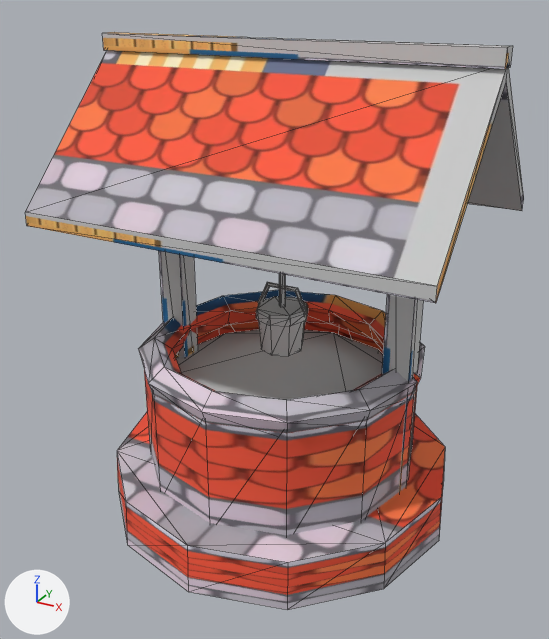
An edit to the glTF model art/props/well.glb, drawn before and after from the same camera.
Rendered twice from a 50 mm lens placed at (2.57, -4.79, 3.67), pointed at (-0.01, -0.11, 1.33). Lighting does not change. The marker at lower left points along +X, +Y and +Z. The picture after the commit comes second. Mesh edges are drawn as thin lines. Vertices at exactly the same position are counted once.

Names of what the first picture shows: 'well'.
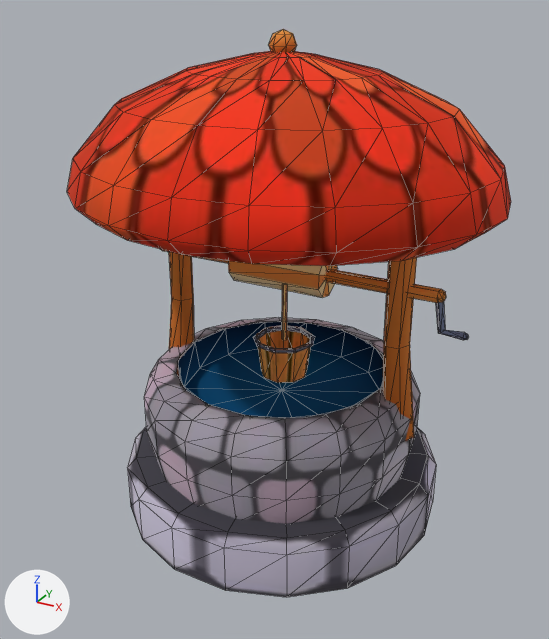
Boxes (x1, y1, x2, y2) around the edits, measured in the pictures (549 x 639 px; the box of a moved part takes in the faces that stretch with it):
'well', surface changed, reshaped, moved, rescaled (11% narrower): before (25, 32, 524, 610); after (67, 29, 511, 597)
part 1 of me_well, added: after (161, 249, 446, 303)
part 2 of me_well, added (brown): after (228, 261, 338, 298)
part 3 of me_well, moved or reshaped: before (279, 274, 285, 307); after (282, 284, 287, 340)
part 4 of me_well, added (orange): after (269, 29, 297, 53)
part 5 of me_well, rebuilt: before (117, 412, 445, 610); after (127, 427, 436, 597)
part 6 of me_well, rebuilt: before (144, 322, 417, 535); after (144, 317, 420, 524)
part 7 of me_well, rebuilt (11% narrower, 15% shorter): before (25, 50, 524, 303); after (67, 51, 511, 266)
part 8 of me_well, rebuilt: before (159, 251, 198, 358); after (169, 251, 194, 379)
part 9 of me_well, rebuilt: before (382, 294, 423, 493); after (383, 257, 417, 441)
part 10 of me_well, added: after (253, 326, 315, 353)
part 11 of me_well, added: after (436, 301, 468, 340)
part 12 of me_well, added (brown): after (257, 325, 312, 382)
part 13 of me_well, deleted: before (103, 32, 513, 326)
part 14 of me_well, deleted: before (138, 290, 425, 434)
part 15 of me_well, deleted: before (257, 297, 307, 356)

The change, as a list of edits to the scene's bpy script:
```text
Change mat_wood:
    mat_wood.metallic: 0.0 -> 1.0
Change mat_trim:
    mat_trim.metallic: 0.0 -> 1.0
Change me_well:
    used by ob_well; location = (0.0, 0.0, 1.52); scale = (1.82, 1.82, 1.82)
    remove me_well.from_pydata(...)  # 288 vertices, 446 faces; spans x -0.82..0.82, y -0.77..0.77, z -1.0..1.0
    add me_well.from_pydata(...)  # 494 vertices, 839 faces; spans x -0.87..0.87, y -0.76..0.76, z -1.0..1.0
    me_well part 1: a new loose piece, a UV sphere (6 segments, 5 rings, poles along x) spanning x -0.622..0.686, y -0.027..0.027, z 0.068..0.115, in mat_wood (picture img_well_atlas)
    me_well part 2: a new loose piece, a 9-sided cylinder along x spanning x -0.21..0.21, y -0.09..0.09, z 0.0..0.18, in mat_wood (picture img_well_atlas)
    me_well part 3: the loose piece of 8 vertices spanning x -0.01..0.01, y -0.01..0.01, z -0.07..0.29 is scaled about its middle by (0.783, 0.783, 0.681), then moved by (0.05, -0.08, -0.18)
    me_well part 4: a new loose piece, a UV sphere (7 segments, 4 rings, poles along z) spanning x -0.05..0.05, y -0.05..0.05, z 0.89..1.0, in mat_trim (picture img_well_atlas)
    me_well part 5: the loose piece of 24 vertices spanning x -0.77..0.77, y -0.77..0.77, z -1.0..-0.78 is rebuilt with 55 vertices and now spans x -0.69..0.69, y -0.68..0.68, z -1.0..-0.75
    me_well part 6: the loose piece of 24 vertices spanning x -0.6..0.6, y -0.6..0.6, z -0.84..-0.29 is rebuilt with 117 vertices and now spans x -0.59..0.59, y -0.59..0.59, z -0.77..-0.35
    me_well part 7: the loose piece of 12 vertices spanning x -0.82..0.82, y -0.58..0.58, z 0.32..0.95 is rebuilt with 141 vertices and now spans x -0.87..0.87, y -0.76..0.76, z 0.35..0.93, in mat_trim (picture img_well_atlas)
    me_well part 8: the loose piece of 8 vertices spanning x -0.59..-0.48, y -0.05..0.05, z -1.0..0.59 is rebuilt with 18 vertices and now spans x -0.61..-0.45, y -0.06..0.06, z -0.55..0.41
    me_well part 9: the loose piece of 8 vertices spanning x 0.48..0.59, y -0.05..0.05, z -1.0..0.59 is rebuilt with 18 vertices and now spans x 0.45..0.61, y -0.06..0.06, z -0.55..0.41
    me_well part 10: a new loose piece of 27 vertices spanning x -0.07..0.18, y -0.21..0.05, z -0.2..-0.18, in mat_metal (picture img_well_atlas)
    me_well part 11: a new loose piece of 22 vertices spanning x 0.64..0.78, y -0.02..0.02, z -0.06..0.11, in mat_metal (picture img_well_atlas)
    me_well part 12: a new loose piece of 19 vertices spanning x -0.06..0.17, y -0.2..0.04, z -0.34..-0.18, in mat_wood (picture img_well_atlas)
    me_well part 13: 9 loose pieces with 100 vertices, spanning x -0.82..0.82, y -0.13..0.12, z -0.11..1.0, are deleted
    me_well part 14
    88 vertices are removed from x -0.62..0.62, y -0.62..0.62, z -0.43..-0.21
    160 faces are deleted
    me_well part 15
    16 vertices are removed from x -0.11..0.11, y -0.11..0.11, z -0.26..-0.07
    28 faces are deleted
Change ob_well:
    ob_well.location: (0.0, 0.0, 1.52) -> (0.0, 0.0, 1.55)
    ob_well.scale: (1.82, 1.82, 1.82) -> (1.85, 1.85, 1.85)
```
